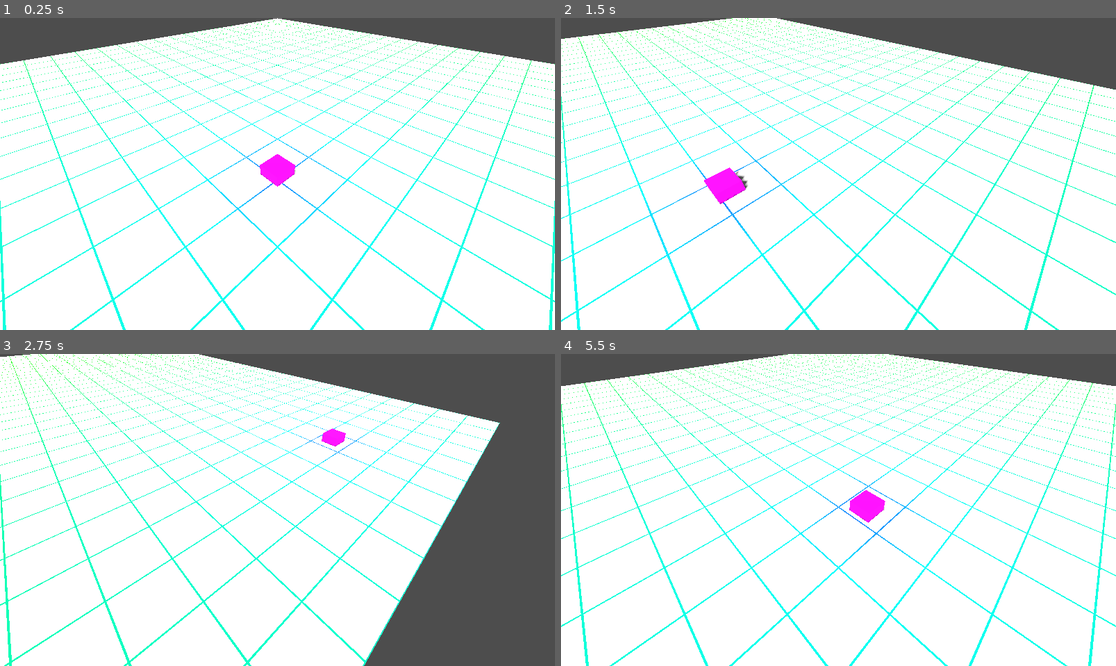
Above: before the commit, frames 1-4 (two rows, left to right).
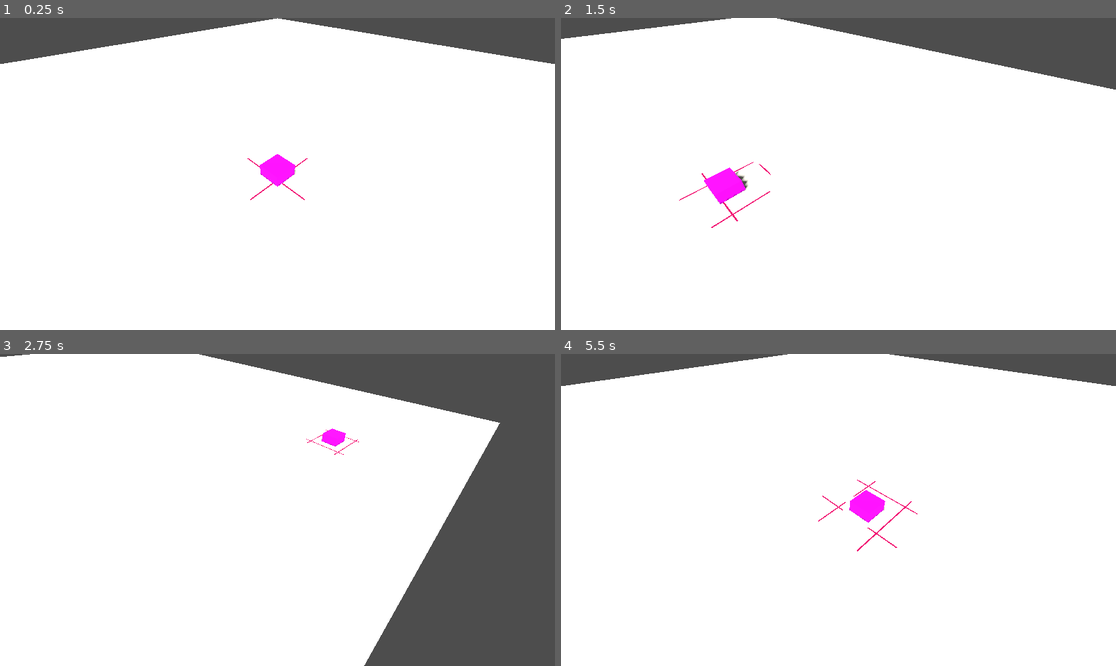
Above: after the commit, the same moments.

Repository: Vandebron/vandebron_game
Game: Godot game, scene res://world/main.tscn
Same seed, same stepped clock (60 frames per second), same inputs: the game is played once before the commit and once after it.
Inputs (mouse positions are in pixels of both pictures, inside the frame that each line leads up to):
- Up to frame 1 (0.25 s): no input
- Up to frame 2 (1.5 s): move the mouse to (960, 158) at 0.52 s; hold D (move_right) 0.53-1.28 s; move the mouse to (727, 189) at 1.27 s; hold S (move_down) from 1.28 s (still down)
- Up to frame 3 (2.75 s): move the mouse to (333, 441) at 2.02 s; release S (move_down) at 2.03 s; hold D (move_right) from 2.03 s (still down)
- Up to frame 4 (5.5 s): move the mouse to (810, 572) at 2.77 s; release D (move_right) at 2.78 s; hold W (move_up) 2.78-3.53 s; move the mouse to (1005, 556) at 3.52 s; hold A (move_left) 3.53-5.03 s; move the mouse to (672, 463) at 4.27 s; move the mouse to (866, 510) at 5.02 s; hold S (move_down) from 5.03 s (still down)

The runs differ from the first frame. In frame 1, 4.6% of the frame differs, in the area x 0-100%, y 0-100%; in frame 2, 4.5%; in frame 3, 3.8%; in frame 4, 4.9%.

Commit message:
Add ripple effect on the grid to mouse circle

Diff:
--- a/library/shader/grid.gdshader
+++ b/library/shader/grid.gdshader
@@ -1,4 +1,7 @@
 shader_type spatial;
+
+//#define LINE_CONTRAST
+//#define RIPPLE_ON_SURFACE
 
 uniform float cell_size = 1.0;
 uniform float line_width = 0.1;
@@ -7,24 +10,40 @@
 uniform vec3 mouse_world_pos;
 uniform float mouse_circle_size = 1.5;
 uniform vec4 mouse_circle_color : source_color = vec4(0.0, 0.0, 0.0, 1.0);
+uniform float ripple_ampl = 5.0;
+uniform float ripple_freq = 2.0;
+uniform float ripple_factor = 10.0;
 
-varying vec2 world_pos;
+varying vec2 fragment_world_pos;
 
 void vertex() {
-	world_pos = (MODEL_MATRIX * vec4(VERTEX, 1.0)).xz + offset;
+	fragment_world_pos = (MODEL_MATRIX * vec4(VERTEX, 1.0)).xz + offset;
 }
 
 void fragment() {
 	float line_ratio = line_width / cell_size;
 	// The fractional part of the position within the current cell,
 	// adjusted by the line width.
-	vec2 pos_in_cell = fract(world_pos / cell_size + line_ratio / 2.0);
+	vec2 pos_in_cell = fract(fragment_world_pos / cell_size + line_ratio / 2.0);
 	// 1.0 if current fragment is a on line, 0.0 otherwise.
 	float is_line = step(line_ratio, pos_in_cell.x) * step(line_ratio, pos_in_cell.y);
 
-	float dist = distance(mouse_world_pos.xz, world_pos);
-	float mouse_circle_opacity = 1.0 - (dist / mouse_circle_size);
+	float dist = distance(mouse_world_pos.xz, fragment_world_pos);
+	float ripple = sin(dist * ripple_ampl - TIME * ripple_freq) * ripple_factor;
+	float mouse_circle_opacity = max(0.0, 1.0 - (dist / mouse_circle_size) + ripple);
+	// TODO: These two steps should be able to be merged into one
+	mouse_circle_opacity = (1.0 - (dist / mouse_circle_size)) * mouse_circle_opacity;
+	mouse_circle_opacity = step(1.0, mouse_circle_opacity);
 
+#ifdef LINE_CONTRAST
+	vec3 contrast = (mouse_circle_color.rgb - line_color.rgb) * 5.0;
+	ALBEDO = line_color.rgb + contrast * mouse_circle_opacity;
+#else
 	ALBEDO = mix(line_color.rgb, mouse_circle_color.rgb, mouse_circle_opacity);
+#endif
+
 	ALPHA = (1.0 - is_line) * line_color.a;
+#ifdef RIPPLE_ON_SURFACE
+	ALPHA = mix(ALPHA, line_color.a, mouse_circle_opacity);
+#endif
 }
--- a/world/main.tscn
+++ b/world/main.tscn
@@ -16,16 +16,20 @@
 shader = ExtResource("1_kb3f1")
 shader_parameter/cell_size = 1.0
 shader_parameter/line_width = 0.025
-shader_parameter/line_color = Color(0, 0.937255, 0.937255, 1)
+shader_parameter/line_color = Color(1, 1, 1, 1)
 shader_parameter/offset = Vector2(0, 0)
 shader_parameter/mouse_world_pos = null
 shader_parameter/mouse_circle_size = 1.5
-shader_parameter/mouse_circle_color = Color(0.137255, 0.372549, 1, 1)
+shader_parameter/mouse_circle_color = Color(0.894118, 0, 0.439216, 1)
+shader_parameter/ripple_ampl = 5.0
+shader_parameter/ripple_freq = 5.0
+shader_parameter/ripple_factor = 10.0
 
 [sub_resource type="StandardMaterial3D" id="StandardMaterial3D_cqn2p"]
 next_pass = SubResource("ShaderMaterial_wu5qk")
 diffuse_mode = 3
 specular_mode = 1
+albedo_color = Color(1, 0.992157, 0.94902, 1)
 roughness = 0.0
 
 [sub_resource type="BoxMesh" id="BoxMesh_0wpca"]
